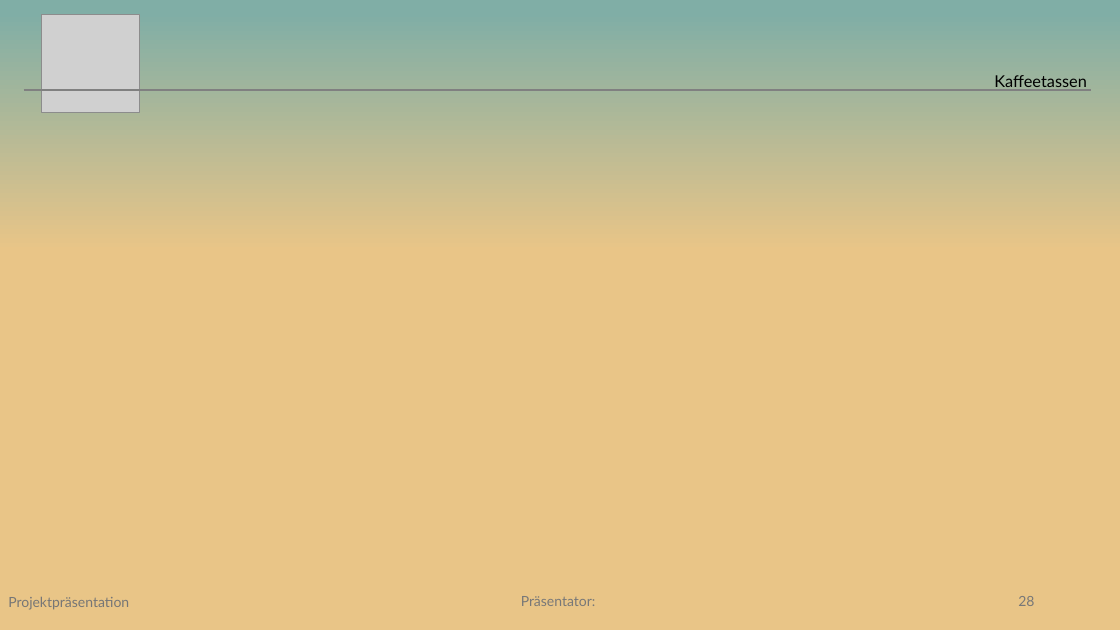
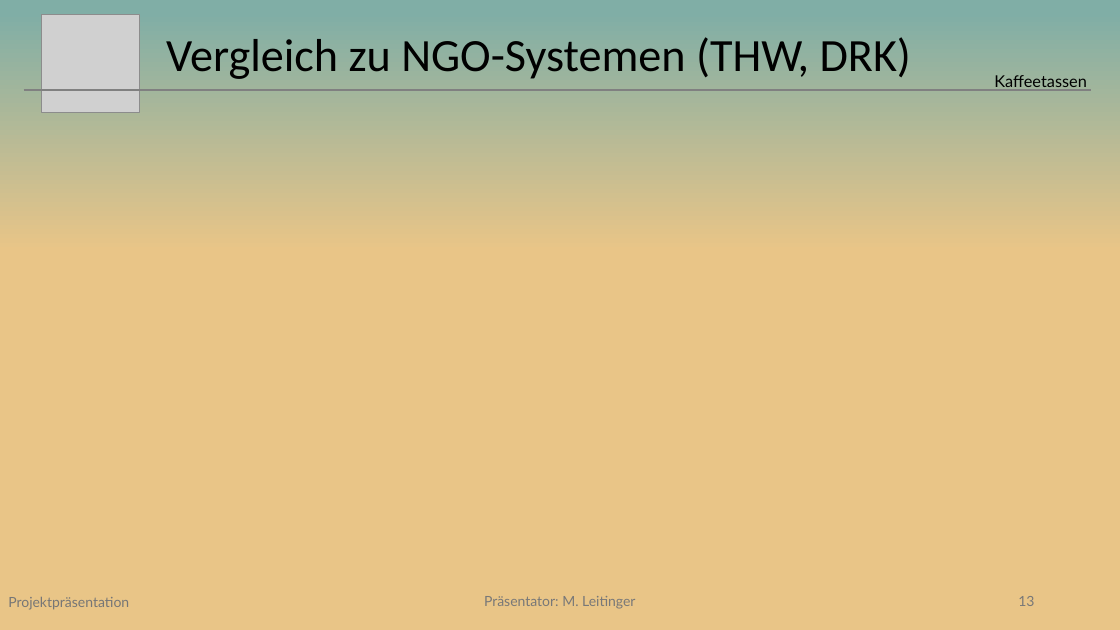
Before and after one commit to Beatlex/KaffeeContainer, a slide deck: slide 13 of Projektpräsentation/Powerpoint/Projektpräsentation V2m.pptx (slide 28 before the commit). Drawn at 1120x630 pixels with LibreOffice and Linux fonts; fonts in the diff are those of the drawing; grey boxes stand for pictures. Boxes give left, top, right and bottom in pixels: in the first picture for what was removed or moved away, otherwise in the second. Text is boxed around its words. In the diff, an @@ line names an element or a change of style, - is before the commit and + after.

```diff
--- a/Projektpräsentation/Powerpoint/Projektpräsentation V2m.pptx
+++ b/Projektpräsentation/Powerpoint/Projektpräsentation V2m.pptx
@@ title added at (166,37,911,79), 39.6 pt, text #000000 @@
+Vergleich zu NGO-Systemen (THW, DRK)
@@ text at (484,596,635,609): text changed @@
-Präsentator:
+Präsentator: M. Leitinger
@@ page number at (1018,596,1034,606): text changed @@
-28
+13
```
Also in this commit, not shown: 1 other slide changed.
